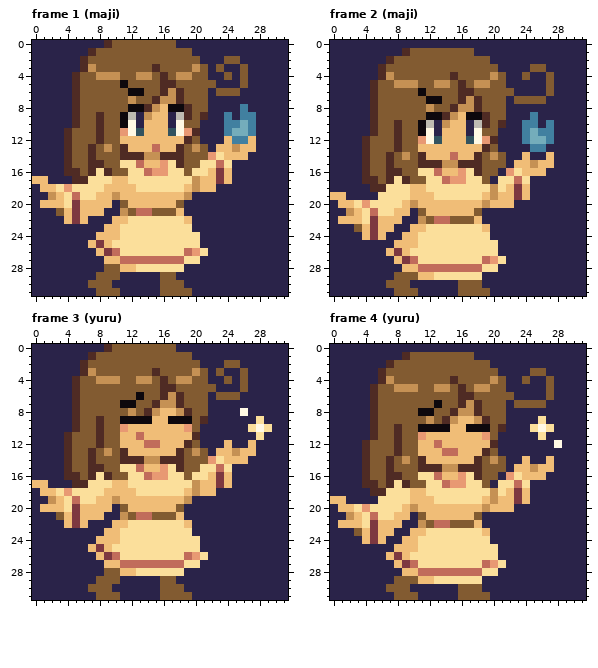
Pixel-art file, stored at docs/img/player_merchant.ase. Above is the file before it was changed.
32x32 pixels, 4 frames. Shown: frame 1 (maji), frame 2 (maji), frame 3 (yuru), frame 4 (yuru).
The same view after the edit:
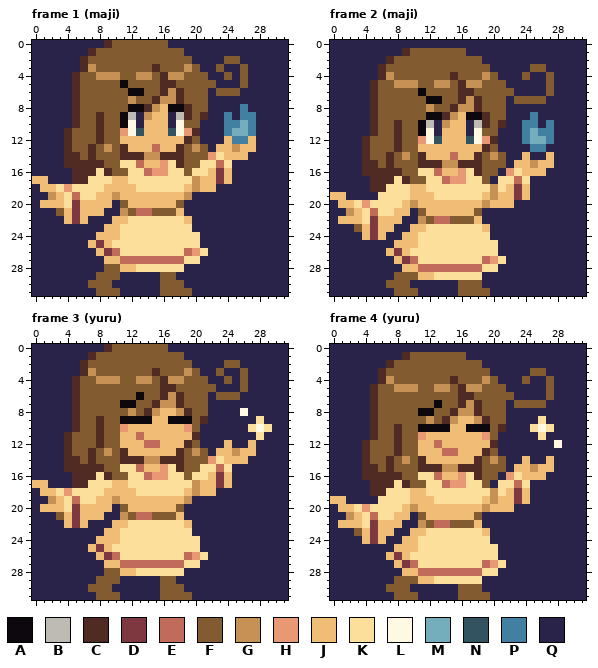
Palette (. is transparent): A #0d080d  B #bebbb2  C #4f2b24  D #7d3840  E #c16c5b  F #825b31  G #c59154  H #e89973  J #f0bd77  K #fbdf9b  L #fff9e4  M #74adbb  N #32535f  P #4180a0  Q #2a2349
Edits made:
Frame 1 (maji), layer "Layer 1":
y 0: x 17 F -> Q
y 1: x 19 F -> Q
y 2: x 20 F -> Q
y 3: x 19..21 FGF -> GFQ
y 4: x 17 F -> G; x 19 G -> F
y 14: x 5 F -> C
y 15: x 5..6 FF -> CC
y 16: x 4 C -> Q; x 6 F -> C
Frame 2 (maji), layer "Layer 1":
y 1: x 17 F -> Q
y 2: x 19 F -> Q
y 3: x 20 F -> Q
y 4: x 19..21 FGF -> GFQ
y 5: x 17 F -> G; x 19 G -> F
y 15: x 5 F -> C
y 16: x 5..6 FF -> CC
y 17: x 4 C -> Q; x 6 F -> C
Frame 3 (yuru), layer "Layer 1": the same change as frame 1 (maji)
Frame 4 (yuru), layer "Layer 1": the same change as frame 2 (maji)
Pixel boxes of the changes (left, top, right, bottom) in both pictures:
changed: (168, 40, 208, 80)
changed: (64, 152, 88, 176)
changed: (466, 48, 506, 88)
changed: (362, 160, 386, 184)
changed: (168, 344, 208, 384)
changed: (64, 456, 88, 480)
changed: (466, 352, 506, 392)
changed: (362, 464, 386, 488)
